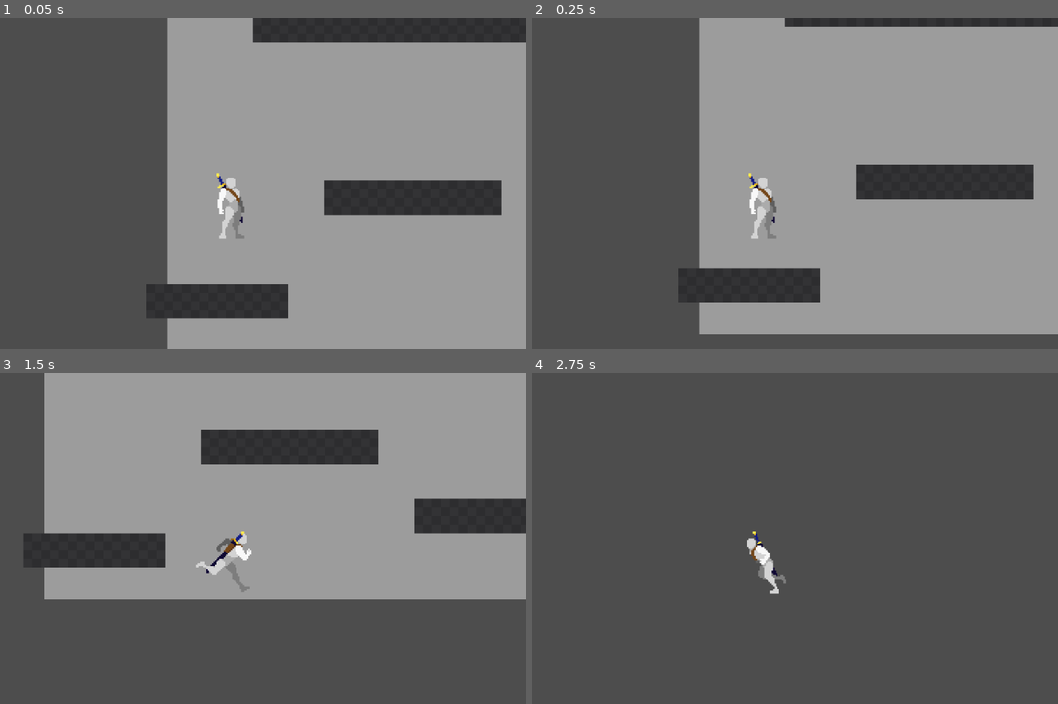
Above: before the commit, frames 1-4 (two rows, left to right).
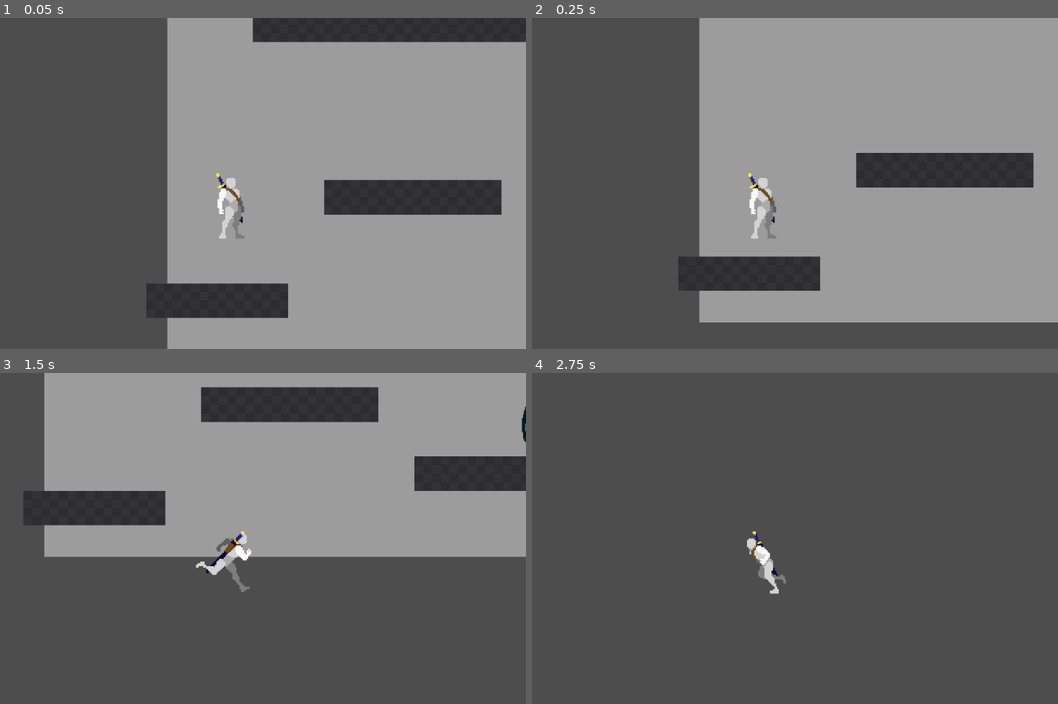
Above: after the commit, the same moments.

Repository: Lidrial/projet_69
Game: Godot game, scene res://demo_level.tscn
The game is run twice, just before and just after one commit, with the same random seed, the same clock (stepped at 60 frames per second) and the same inputs. This scene is started directly instead of the project's main scene.
Inputs:
- Up to frame 1 (0.05 s): no input
- Up to frame 2 (0.25 s): no input
- Up to frame 3 (1.5 s): tap Enter (ui_accept) at 0.5, 0.77 s; hold Shift (input_shift) 0.53-1.28 s; hold D (input_move_right) from 0.53 s (still down); tap Space (input_space) at 1.35 s
- Up to frame 4 (2.75 s): tap Enter (ui_accept) at 1.52 s; release D (input_move_right) at 2.03 s; hold A (input_move_left) from 2.03 s (still down); hold Shift (input_shift) from 2.03 s (still down)

The runs differ from the first frame. In frame 1, 0.4% of the frame differs, in the area x 27-100%, y 7-91%; in frame 2, 8.2%; in frame 3, 28%, in the area x 4-100%, y 4-69%; in frame 4, nothing differs.

Commit message:
disposition du player et du enemy dans premier niveau

Diff:
--- a/PrototypeBody2D.gd
+++ b/PrototypeBody2D.gd
@@ -3,10 +3,10 @@
 
 const SPEED_WALK = 75.0
 const SPEED_RUN = 300.0
-const JUMP_VELOCITY = -400.0
+const JUMP_VELOCITY = -815.0
 
 # Get the gravity from the project settings to be synced with RigidBody nodes.
-var gravity = ProjectSettings.get_setting("physics/2d/default_gravity")
+var gravity = ProjectSettings.get_setting("physics/2d/default_gravity") * 1.7
 var animation_locked : bool = false
 var direction
 @onready var _animated_sprite = $AnimatedSprite2D
--- a/demo_level.tscn
+++ b/demo_level.tscn
@@ -1,10 +1,11 @@
-[gd_scene load_steps=20 format=3 uid="uid://cvfojax78j503"]
+[gd_scene load_steps=21 format=3 uid="uid://cvfojax78j503"]
 
 [ext_resource type="Texture2D" uid="uid://cuccvld4memi" path="res://assets/demo_level/Group 3.png" id="1_c7syr"]
 [ext_resource type="Texture2D" uid="uid://teofuu8i0paj" path="res://assets/prototype-textures/PNG/Dark/texture_13.png" id="2_linrk"]
 [ext_resource type="Texture2D" uid="uid://6kah0xuqu5q0" path="res://assets/prototype-textures/PNG/Dark/texture_08.png" id="3_d4oms"]
 [ext_resource type="Texture2D" uid="uid://7kexmmkh5n4" path="res://assets/prototype-textures/PNG/Green/texture_09.png" id="4_6af2j"]
 [ext_resource type="PackedScene" uid="uid://bjqxnvyctt4xo" path="res://prototype_character.tscn" id="5_r7fhm"]
+[ext_resource type="PackedScene" uid="uid://dh16ubomrar2b" path="res://mob_cthulu.tscn" id="6_wcu18"]
 
 [sub_resource type="RectangleShape2D" id="RectangleShape2D_hhxtg"]
 size = Vector2(221, 51)
@@ -352,3 +353,7 @@
 [node name="PrototypeBody2D" parent="." instance=ExtResource("5_r7fhm")]
 position = Vector2(124, 435)
 scale = Vector2(2.84233, 2.84233)
+
+[node name="MobCthulu" parent="." instance=ExtResource("6_wcu18")]
+position = Vector2(711, 356)
+scale = Vector2(2.15648, 2.15648)
--- a/mob_cthulu.tscn
+++ b/mob_cthulu.tscn
@@ -330,6 +330,7 @@
 
 [node name="StaticBody2D" type="StaticBody2D" parent="."]
 process_mode = 4
+visible = false
 collision_layer = 15
 collision_mask = 15
 
